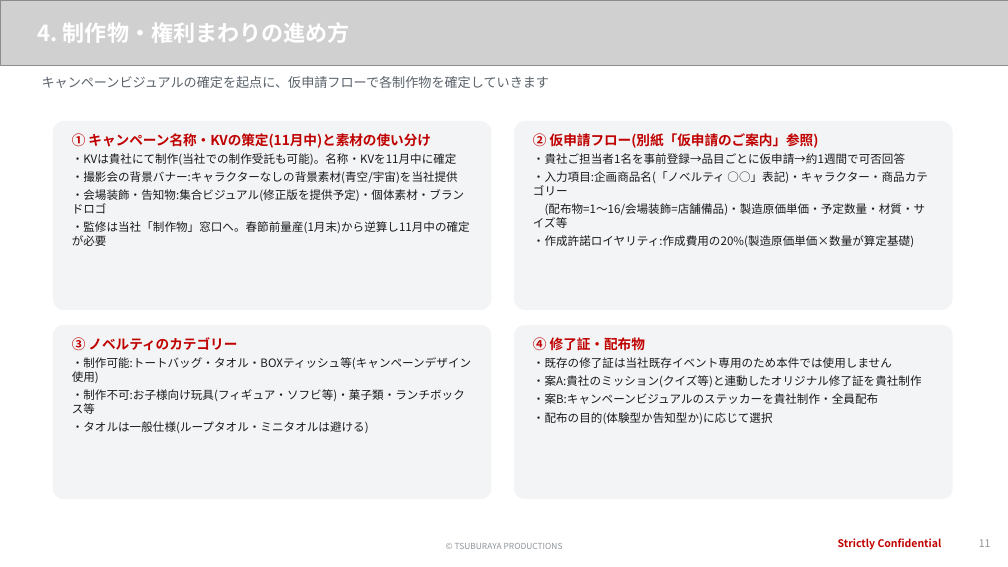
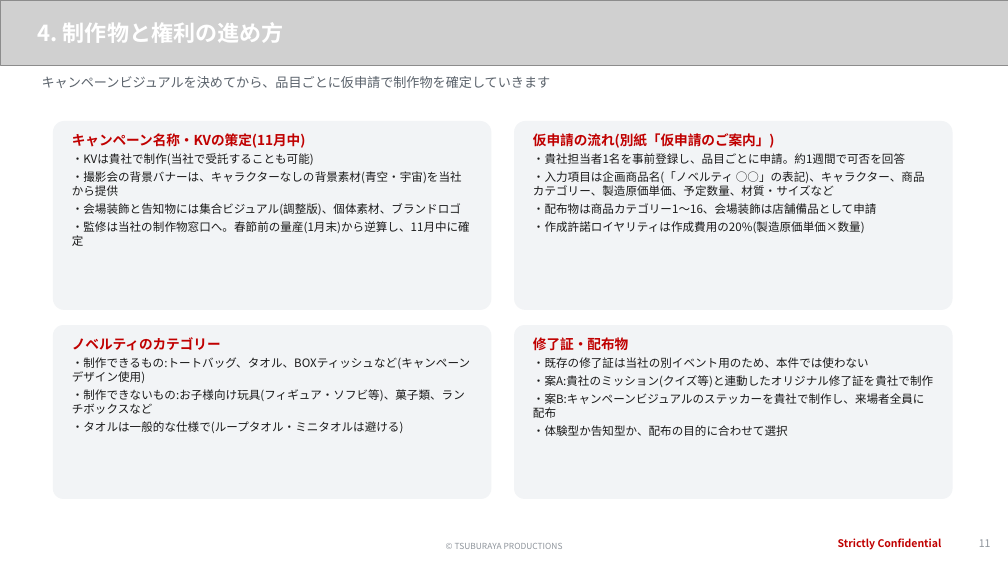
Before and after one commit to hayatoshintani-spe/kessho-lens, a slide deck: slide 11 of docs/proposals/softbank-ultraman-caravan/SB様提示用_1022ミーティング資料.pptx. Drawn at 1008x567 pixels with LibreOffice and Linux fonts; fonts in the diff are those of the drawing; grey boxes stand for pictures. Boxes give left, top, right and bottom in pixels: in the first picture for what was removed or moved away, otherwise in the second. Text is boxed around its words. In the diff, an @@ line names an element or a change of style, - is before the commit and + after.

```diff
--- a/docs/proposals/softbank-ultraman-caravan/SB様提示用_1022ミーティング資料.pptx
+++ b/docs/proposals/softbank-ultraman-caravan/SB様提示用_1022ミーティング資料.pptx
@@ text at (38,23,284,43): text changed @@
-4. 制作物・権利まわりの進め方
+4. 制作物と権利の進め方
@@ text at (42,76,551,88): text changed @@
-キャンペーンビジュアルの確定を起点に、仮申請フローで各制作物を確定していきます
+キャンペーンビジュアルを決めてから、品目ごとに仮申請で制作物を確定していきます
@@ text at (72,133,470,233): text changed @@
-① キャンペーン名称・KVの策定(11月中)と素材の使い分け
-・KVは貴社にて制作(当社での制作受託も可能)。名称・KVを11月中に確定
-・撮影会の背景バナー:キャラクターなしの背景素材(青空/宇宙)を当社提供
-・会場装飾・告知物:集合ビジュアル(修正版を提供予定)・個体素材・ブランドロゴ
-・監修は当社「制作物」窓口へ。春節前量産(1月末)から逆算し11月中の確定が必要
+キャンペーン名称・KVの策定(11月中)
+・KVは貴社で制作(当社で受託することも可能)
+・撮影会の背景バナーは、キャラクターなしの背景素材(青空・宇宙)を当社から提供
+・会場装飾と告知物には集合ビジュアル(調整版)、個体素材、ブランドロゴ
+・監修は当社の制作物窓口へ。春節前の量産(1月末)から逆算し、11月中に確定
@@ text at (533,133,925,233): text changed @@
-② 仮申請フロー(別紙「仮申請のご案内」参照)
-・貴社ご担当者1名を事前登録→品目ごとに仮申請→約1週間で可否回答
-・入力項目:企画商品名(「ノベルティ ○○」表記)・キャラクター・商品カテゴリー
-(配布物=1〜16/会場装飾=店舗備品)・製造原価単価・予定数量・材質・サイズ等
-・作成許諾ロイヤリティ:作成費用の20%(製造原価単価×数量が算定基礎)
+仮申請の流れ(別紙「仮申請のご案内」)
+・貴社担当者1名を事前登録し、品目ごとに申請。約1週間で可否を回答
+・入力項目は企画商品名(「ノベルティ ○○」の表記)、キャラクター、商品カテゴリー、製造原価単価、予定数量、材質・サイズなど
+・配布物は商品カテゴリー1〜16、会場装飾は店舗備品として申請
+・作成許諾ロイヤリティは作成費用の20%(製造原価単価×数量)
@@ text at (72,337,470,433): text changed @@
-③ ノベルティのカテゴリー
-・制作可能:トートバッグ・タオル・BOXティッシュ等(キャンペーンデザイン使用)
-・制作不可:お子様向け玩具(フィギュア・ソフビ等)・菓子類・ランチボックス等
-・タオルは一般仕様(ループタオル・ミニタオルは避ける)
+ノベルティのカテゴリー
+・制作できるもの:トートバッグ、タオル、BOXティッシュなど(キャンペーンデザイン使用)
+・制作できないもの:お子様向け玩具(フィギュア・ソフビ等)、菓子類、ランチボックスなど
+・タオルは一般的な仕様で(ループタオル・ミニタオルは避ける)
@@ text at (533,337,933,436): text changed @@
-④ 修了証・配布物
-・既存の修了証は当社既存イベント専用のため本件では使用しません
-・案A:貴社のミッション(クイズ等)と連動したオリジナル修了証を貴社制作
-・案B:キャンペーンビジュアルのステッカーを貴社制作・全員配布
-・配布の目的(体験型か告知型か)に応じて選択
+修了証・配布物
+・既存の修了証は当社の別イベント用のため、本件では使わない
+・案A:貴社のミッション(クイズ等)と連動したオリジナル修了証を貴社で制作
+・案B:キャンペーンビジュアルのステッカーを貴社で制作し、来場者全員に配布
+・体験型か告知型か、配布の目的に合わせて選択
```
Also in this commit, not shown: 11 other slides changed, 5 other files.
